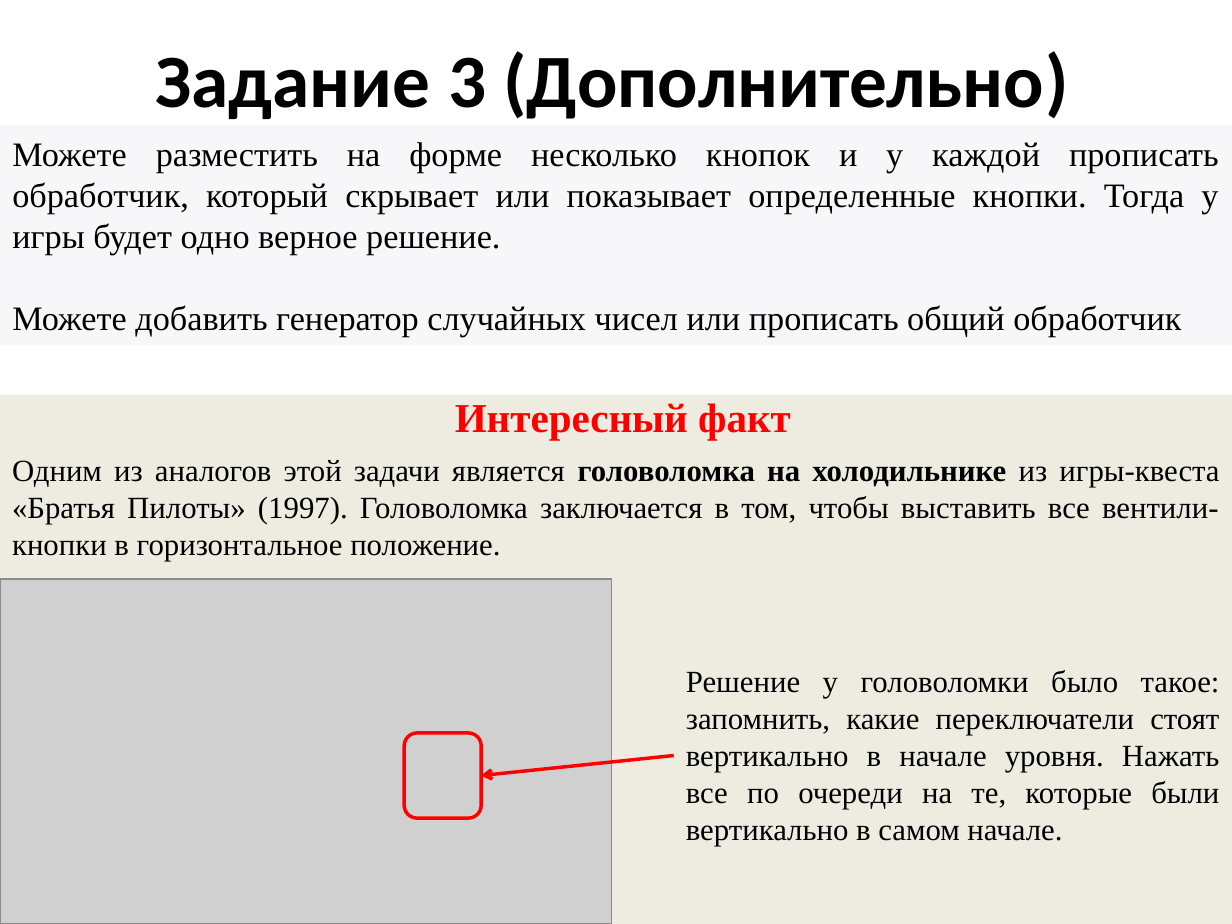
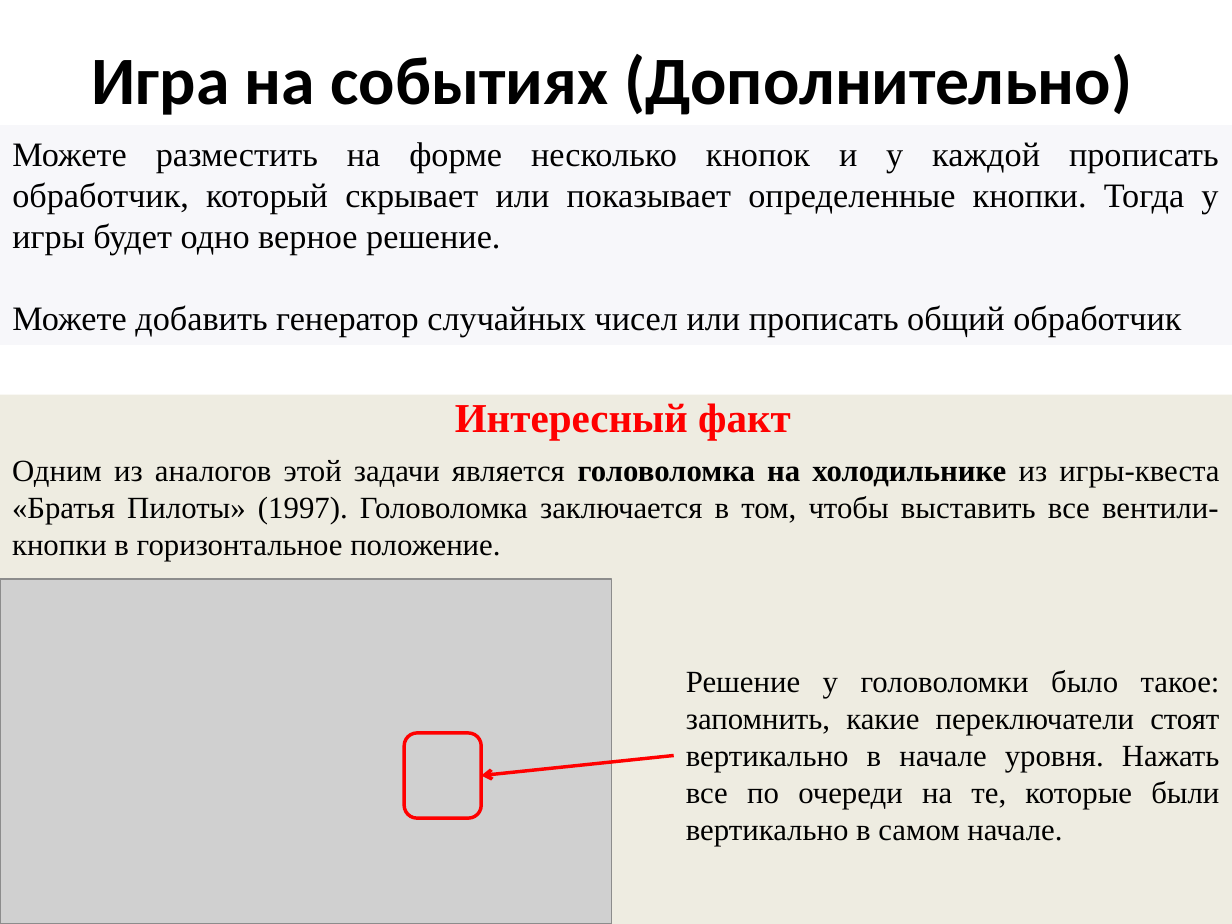
Before and after one commit to mbdatateach/site, a slide deck: slide 14 of sharp/1 Знакомство.pptx (slide 12 before the commit). Drawn at 1232x924 pixels with LibreOffice and Linux fonts; fonts in the diff are those of the drawing; grey boxes stand for pictures. Boxes give left, top, right and bottom in pixels: in the first picture for what was removed or moved away, otherwise in the second. Text is boxed around its words. In the diff, an @@ line names an element or a change of style, - is before the commit and + after.

```diff
--- a/sharp/1 Знакомство.pptx
+++ b/sharp/1 Знакомство.pptx
@@ title at box(92, 54, 1132, 115): text changed; size 44 to 39.6 pt @@
-Задание 3 (Дополнительно)
+Игра на событиях (Дополнительно)
```
Also in this commit, not shown: 2 other slides changed, 3 slides added, 1 slide removed, 8 other files.
